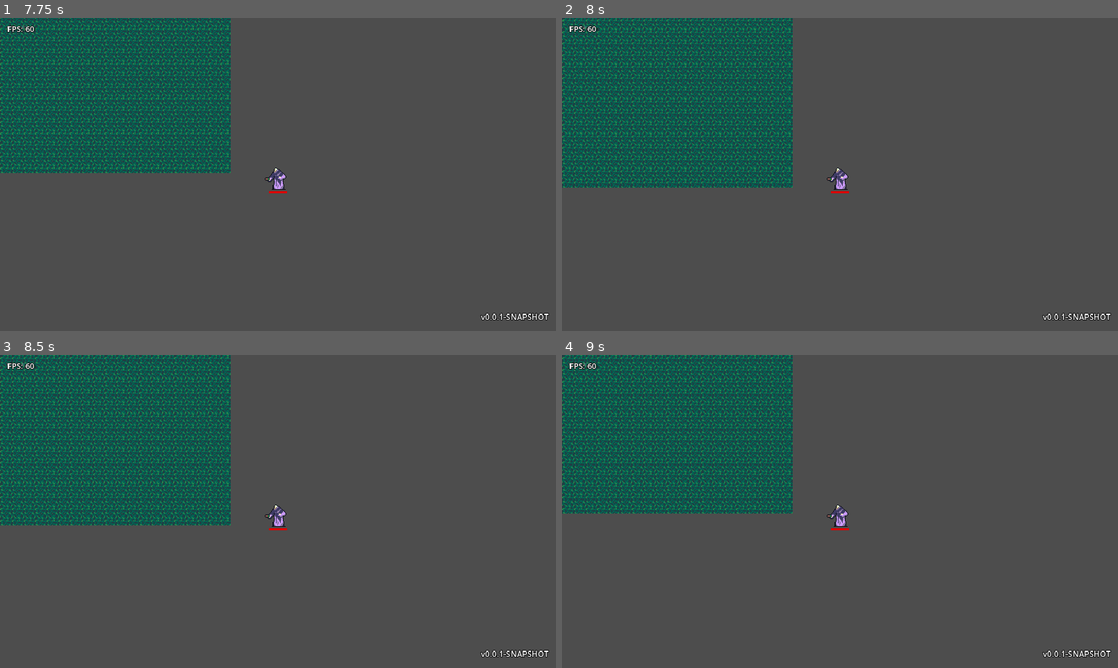
Above: before the commit, frames 1-4 (two rows, left to right).
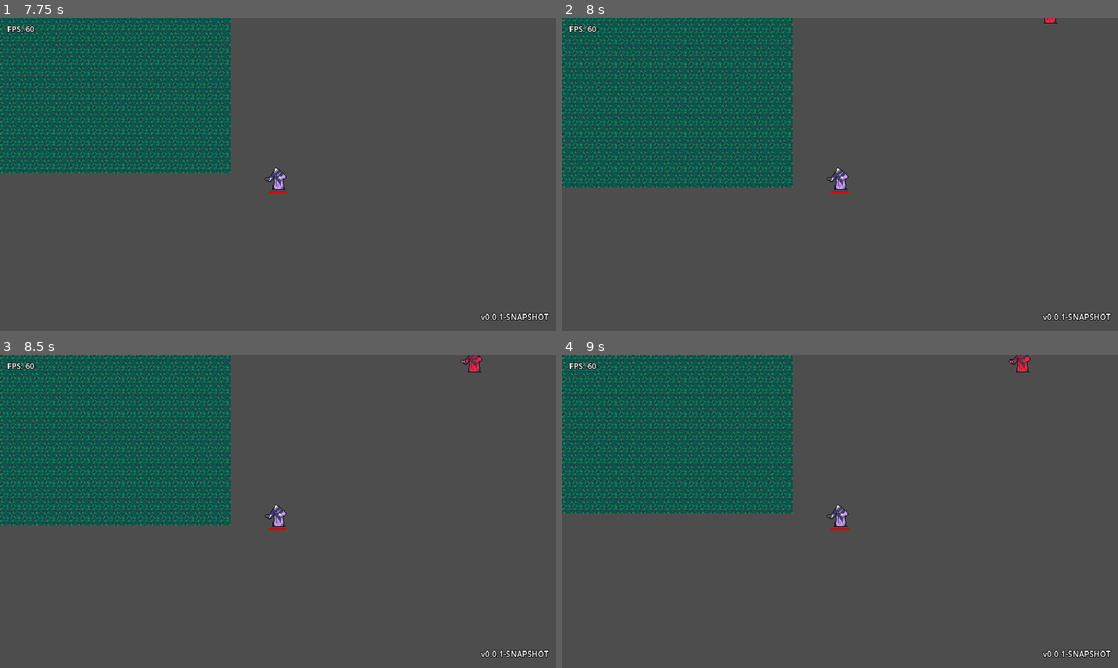
Above: after the commit, the same moments.

Repository: GORR174/LD55-summoning
Game: Godot game, scene res://scenes/Menu.tscn
Two runs of this game, one before a commit and one after it. Both use one fixed random seed, a clock stepped at 60 frames per second and the inputs below.
Inputs (mouse positions are in pixels of both pictures, inside the frame that each line leads up to):
- Up to frame 1 (7.75 s): click "Start game" at 0.5 s; tap Enter at 1.25, 2.75, 5.75 s; drag from (278, 174) to (333, 105) at 1.27 s; tap Space at 2, 4.25, 7.25 s; drag from (166, 190) to (250, 237) at 2.02 s; move the mouse to (333, 105) at 2.77 s; hold Right (right) 2.78-3.5 s; tap Tab every 1.5 s from 2.85 to 7.35 s; drag from (250, 237) to (111, 127) at 3.52 s; move the mouse to (444, 221) at 4.27 s; hold Left (left) 4.28-5 s; drag from (111, 127) to (278, 187) at 5.02 s; move the mouse to (305, 174) at 5.77 s; hold S (down) 5.78-6.5 s; click (305, 174) at 5.92 s; drag from (194, 96) to (166, 190) at 6.52 s; move the mouse to (400, 158) at 7.27 s; hold Up (ui_up) from 7.28 s (still down)
- Up to frame 2 (8 s): keep holding Up (ui_up)
- Up to frame 3 (8.5 s): release Up (ui_up) at 8 s; drag from (166, 527) to (250, 574) at 8.02 s
- Up to frame 4 (9 s): move the mouse to (895, 442) at 8.77 s; hold S (down) from 8.78 s (still down); tap Tab at 8.85 s

Frame 1 is identical in both runs. In frame 2, less than 0.1% of the frame differs, in the area x 86-90%, y 0-2%; in frame 3, 0.1%; in frame 4, 0.1%, in the area x 80-85%, y 0-6%.

Commit message:
Bones and visibility notifier bugfix

Diff:
--- /dev/null
+++ b/prefabs/enemy/Bones.tscn
@@ -0,0 +1,26 @@
+[gd_scene load_steps=3 format=3 uid="uid://db18retnjl7ns"]
+
+[ext_resource type="Texture2D" uid="uid://dq0w1k8xkxb1p" path="res://prefabs/enemy/bones.png" id="1_7vsfs"]
+[ext_resource type="Script" path="res://scripts/InvisibleHider.gd" id="2_j3m0t"]
+
+[node name="Bones" type="Node2D"]
+z_index = 10
+
+[node name="InvisibleHider" type="VisibleOnScreenNotifier2D" parent="." node_paths=PackedStringArray("view")]
+z_index = -1
+position = Vector2(0.500002, 7.5)
+scale = Vector2(3.15, 2.25)
+script = ExtResource("2_j3m0t")
+view = NodePath("../Bones")
+metadata/_edit_lock_ = true
+
+[node name="Bones" type="Sprite2D" parent="."]
+position = Vector2(1, 8)
+scale = Vector2(2.5, 2.5)
+texture = ExtResource("1_7vsfs")
+
+[node name="DespawnTimer" type="Timer" parent="."]
+wait_time = 120.0
+
+[connection signal="screen_entered" from="InvisibleHider" to="InvisibleHider" method="_on_screen_entered"]
+[connection signal="screen_exited" from="InvisibleHider" to="InvisibleHider" method="_on_screen_exited"]
--- a/prefabs/enemy/Enemy.tscn
+++ b/prefabs/enemy/Enemy.tscn
@@ -19,24 +19,26 @@
 collision_priority = 10.0
 script = ExtResource("1_0i8op")
 
+[node name="EnemyRemover" type="VisibleOnScreenNotifier2D" parent="."]
+z_index = -1
+position = Vector2(-27.4999, -5.99988)
+scale = Vector2(132.35, 136.914)
+metadata/_edit_lock_ = true
+
+[node name="InvisibleHider" type="VisibleOnScreenNotifier2D" parent="." node_paths=PackedStringArray("view")]
+z_index = -1
+position = Vector2(7.00001, -38.5)
+scale = Vector2(4.2, 4.35)
+script = ExtResource("3_kytkw")
+view = NodePath("../Sprite")
+metadata/_edit_lock_ = true
+
 [node name="Sprite" type="Sprite2D" parent="."]
 modulate = Color(0.521569, 0.317647, 0.223529, 1)
 material = ExtResource("2_e5nao")
 position = Vector2(8, -39)
 scale = Vector2(2.5, 2.5)
 texture = ExtResource("3_ch0nf")
-
-[node name="EnemyRemover" type="VisibleOnScreenNotifier2D" parent="."]
-visible = false
-position = Vector2(-27.4999, -5.99988)
-scale = Vector2(132.35, 136.914)
-
-[node name="InvisibleHider" type="VisibleOnScreenNotifier2D" parent="." node_paths=PackedStringArray("view")]
-visible = false
-position = Vector2(7.00001, -38.5)
-scale = Vector2(4.2, 4.35)
-script = ExtResource("3_kytkw")
-view = NodePath("../Sprite")
 
 [node name="CollisionShape2D" type="CollisionShape2D" parent="."]
 position = Vector2(-2, -10)
@@ -46,14 +48,19 @@
 script = ExtResource("4_ikkwj")
 blink_object = NodePath("../Sprite")
 
-[node name="HealthSystem" type="Node" parent="."]
+[node name="HealthSystem" type="Node" parent="." node_paths=PackedStringArray("meat_spawn_point")]
 script = ExtResource("5_d7ein")
 max_health = 10
+should_spawn_meat = true
+meat_spawn_point = NodePath("../BonesSpawnPoint")
 
 [node name="Lifebar" parent="." instance=ExtResource("6_cests")]
 position = Vector2(0, 2)
 scale = Vector2(0.7, 0.7)
 
+[node name="BonesSpawnPoint" type="Node2D" parent="."]
+position = Vector2(0, -11)
+
 [connection signal="screen_exited" from="EnemyRemover" to="." method="_on_visible_on_screen_notifier_2d_screen_exited"]
 [connection signal="screen_entered" from="InvisibleHider" to="InvisibleHider" method="_on_screen_entered"]
 [connection signal="screen_exited" from="InvisibleHider" to="InvisibleHider" method="_on_screen_exited"]
--- a/prefabs/player/player.tscn
+++ b/prefabs/player/player.tscn
@@ -41,7 +41,6 @@
 
 [node name="Player" type="CharacterBody2D"]
 z_index = 10
-y_sort_enabled = true
 material = ExtResource("1_fxv35")
 collision_layer = 4
 script = ExtResource("1_foa2j")
--- a/scripts/GameScene/GameScene.gd
+++ b/scripts/GameScene/GameScene.gd
@@ -6,6 +6,8 @@
 
 func _ready():
 	Global.game_ref = self
+	spawn_enemy()
+	spawn_enemy()
 
 
 func spawn_enemy():
--- a/scripts/HealthSystem.gd
+++ b/scripts/HealthSystem.gd
@@ -19,7 +19,7 @@
 signal on_death
 signal health_changed(health, previous, max_health)
 
-#var meat = load("res://prefabs/meat/Meat.tscn")
+var meat = load("res://prefabs/enemy/Bones.tscn")
 #var blood = load("res://prefabs/blood/Blood.tscn")
 
 
@@ -33,21 +33,20 @@
 	if !is_dead and health <= 0:
 		is_dead = true
 		on_death.emit()
-		#if should_spawn_meat:
-			#_spawn_meat(damager)
+		if should_spawn_meat:
+			_spawn_meat(damager)
 		if on_death.get_connections().size() <= 0:
 			get_parent().queue_free()
 
 
 
-#func _spawn_meat(damager):
-	#var meat_position = get_parent().global_position if meat_spawn_point == null else meat_spawn_point.global_position
-	#
-	#for i in range(randi_range(4, 7)):
-		#var meat_instance = meat.instantiate()
-		#meat_instance.position = meat_position
-		#Global.level_ref.add_child(meat_instance)
-	#
+func _spawn_meat(damager):
+	var meat_position = get_parent().global_position if meat_spawn_point == null else meat_spawn_point.global_position
+
+	var meat_instance = meat.instantiate()
+	meat_instance.position = meat_position
+	Global.game_ref.add_child(meat_instance)
+
 	#var blood_instance = blood.instantiate()
 	#blood_instance.position = meat_position
 	#blood_instance.rotation = damager.global_rotation
Binary file added: prefabs/enemy/bones.png
Not shown, added: prefabs/enemy/bones.png.import
